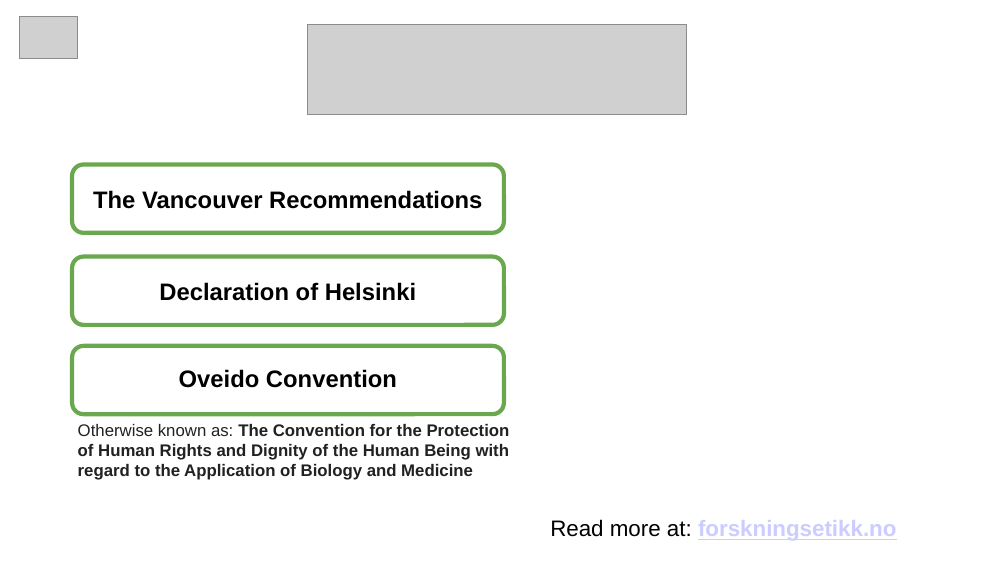
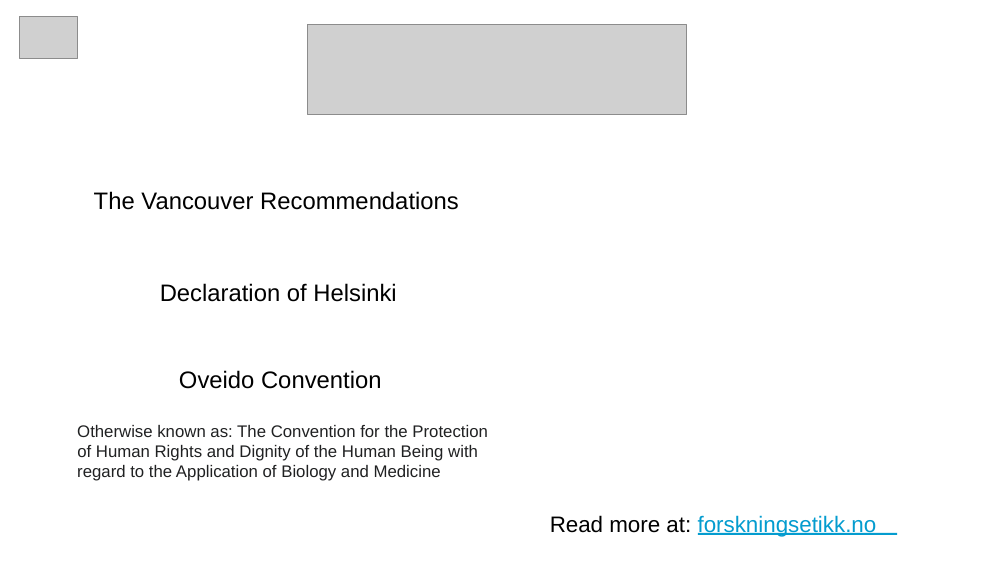
Before and after one commit to ELIXIR-Norway-Training/DMP-writing-workshop, a slide deck: slide 7 of 04_GDPR.odp (slide 8 before the commit). Drawn at 1008x567 pixels with LibreOffice and Linux fonts; fonts in the diff are those of the drawing; grey boxes stand for pictures. Boxes give left, top, right and bottom in pixels: in the first picture for what was removed or moved away, otherwise in the second. Text is boxed around its words. In the diff, an @@ line names an element or a change of style, - is before the commit and + after.

```diff
--- a/04_GDPR.odp
+++ b/04_GDPR.odp
@@ text "The Vancouver Recommendations": place and size @@
-text "The Vancouver Recommendations" at bbox=[73, 164, 504, 233]
+text "The Vancouver Recommendations" at bbox=[94, 191, 459, 210]
@@ text "The Vancouver Recommendations" at bbox=[94, 191, 459, 210]: bold off; alignment centre to left; vertical alignment middle to top; outline #6AA84F 3 pt to none @@
@@ text "Declaration of Helsinki" at bbox=[160, 283, 396, 302]: bold off; alignment centre to left; vertical alignment middle to top; outline #6AA84F 3 pt to none @@
@@ text "Declaration of Helsinki": place and size @@
-text "Declaration of Helsinki" at bbox=[73, 257, 504, 326]
+text "Declaration of Helsinki" at bbox=[160, 283, 396, 302]
@@ text "Oveido Convention": place and size @@
-text "Oveido Convention" at bbox=[73, 346, 504, 414]
+text "Oveido Convention" at bbox=[179, 370, 382, 389]
@@ text "Oveido Convention" at bbox=[179, 370, 382, 389]: bold off; alignment centre to left; line spacing 0.83 to 1; vertical alignment middle to top; outline #6AA84F 3 pt to none @@
@@ freeform shape added at bbox=[78, 419, 510, 439], fill #FFFFFF @@
@@ freeform shape added at bbox=[65, 421, 534, 499], fill #FFFFFF @@
@@ text at bbox=[77, 445, 478, 461]: text changed; bold off @@
-Otherwise known as: The Convention for the Protection of Human Rights and Dignity of the Human Being with regard to the Application of Biology and Medicine
+of Human Rights and Dignity of the Human Being with
@@ text "of Human Rights and Dignity ..." at bbox=[77, 445, 478, 461]: vertical alignment middle to top @@
@@ text added at bbox=[77, 425, 487, 437], 12 pt, text #202122 @@
+Otherwise known as: The Convention for the Protection
@@ freeform shape added at bbox=[78, 439, 510, 460], fill #FFFFFF @@
@@ text added at bbox=[77, 465, 441, 481], 12 pt, text #202122 @@
+regard to the Application of Biology and Medicine
@@ freeform shape added at bbox=[78, 460, 474, 480], fill #FFFFFF @@
@@ text "Read more at: forskningsetikk.no" at bbox=[550, 515, 877, 537]: text colour #CCCCFF to #049CCF, bold off, underline off in "forskningsetikk.no"; line spacing 1.15 to 1 @@
@@ freeform shape added at bbox=[698, 533, 897, 535], fill #049CCF @@
```
Also in this commit, not shown: 45 other slides changed, 5 slides added, 3 slides removed, 3 other files.
